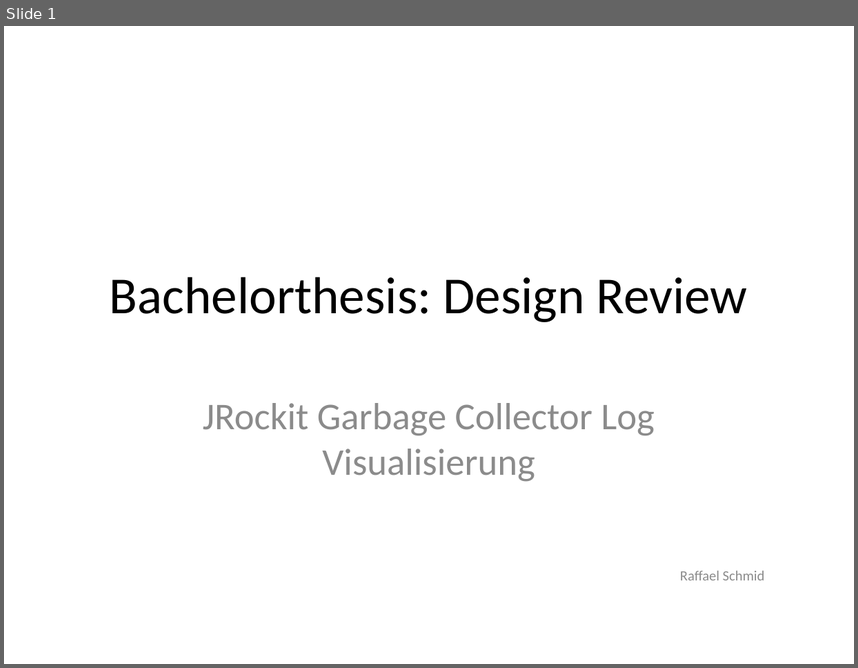
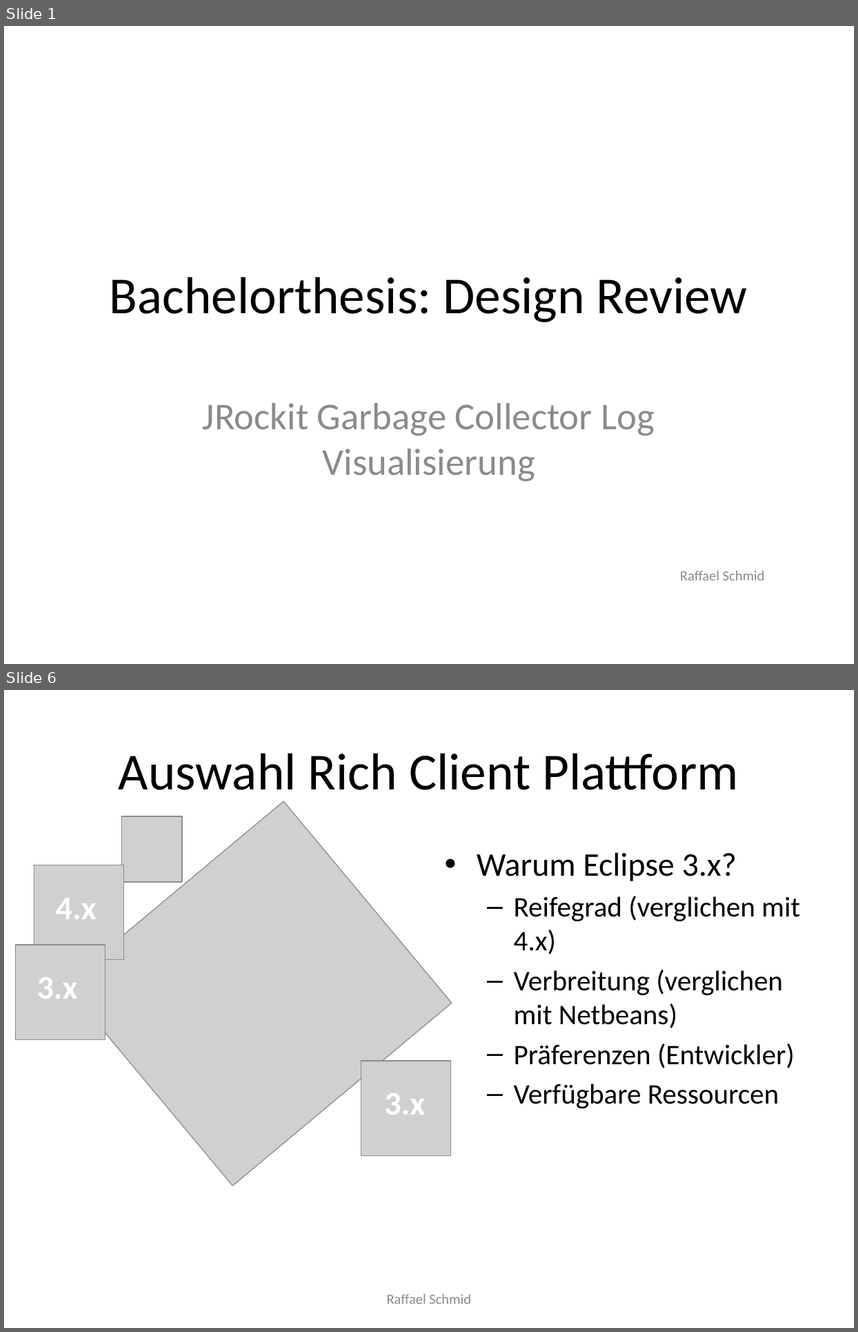
Before and after one commit to raffaelschmid/bachelorthesis, a slide deck: Dokumentation/Praesentation Design Review/rschmid_bachelorthesis_designreview_prasentation.pptx. Shown one above the other, each under a label of ours: slide 1 before the commit, slides 1 and 6 after it; the slides between them are not shown. The pictures are 858x668 and 858x1332 pixels, drawn with LibreOffice and Linux fonts; fonts in the diff are those of the drawing; grey boxes stand for pictures. Boxes give left, top, right and bottom in pixels: in the first picture for what was removed or moved away, otherwise in the second. Text is boxed around its words. In the diff, an @@ line names an element or a change of style, - is before the commit and + after.

```diff
--- a/Dokumentation/Praesentation Design Review/rschmid_bachelorthesis_designreview_prasentation.pptx
+++ b/Dokumentation/Praesentation Design Review/rschmid_bachelorthesis_designreview_prasentation.pptx
@@ slide 6 added at [4,690,854,1328], background #FFFFFF @@
@@ title added at [119,753,738,801], 44 pt, text #000000 @@
+Auswahl Rich Client Plattform
@@ picture added at [65,801,452,1186] @@
@@ picture added at [122,817,183,882] @@
@@ text added at [477,852,800,1108], 24 pt, text #000000 @@
+• Warum Eclipse 3.x?
+  – Reifegrad (verglichen mit 4.x)
+  – Verbreitung (verglichen mit Netbeans)
+  – Präferenzen (Entwickler)
+  – Verfügbare Ressourcen
@@ picture added at [34,865,124,960] @@
@@ text added at [56,898,96,919], 28 pt, text #FFFFFF, bold @@
+4.x
@@ picture added at [16,945,105,1039] @@
@@ text added at [37,977,78,998], 28 pt, text #FFFFFF, bold @@
+3.x
@@ picture added at [361,1061,450,1155] @@
@@ text added at [384,1093,425,1114], 28 pt, text #FFFFFF, bold @@
+3.x
@@ text added at [387,1294,471,1303], 12 pt, text #8C8C8C @@
+Raffael Schmid
```
Also in this commit, not shown: 1 slide changed, 13 other slides added, 9 other files.
